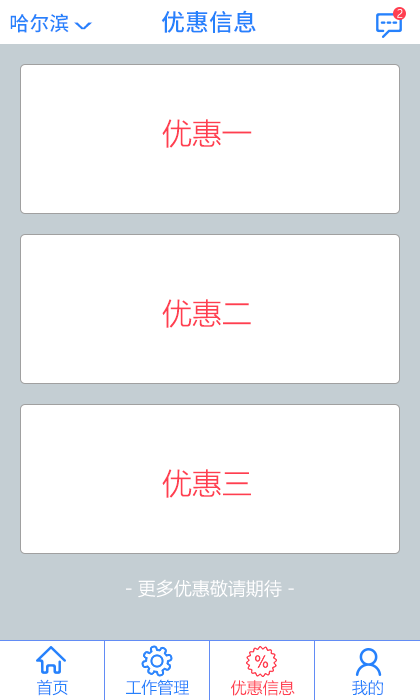
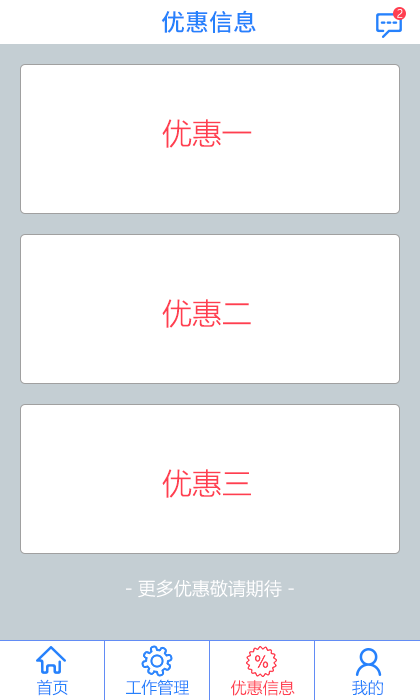
Comparing the layer stacks of the two 420px x 700px images. Changes:
hid ">" over [74, 22, 93, 30]
hid "哈尔滨" over [10, 13, 69, 33]
